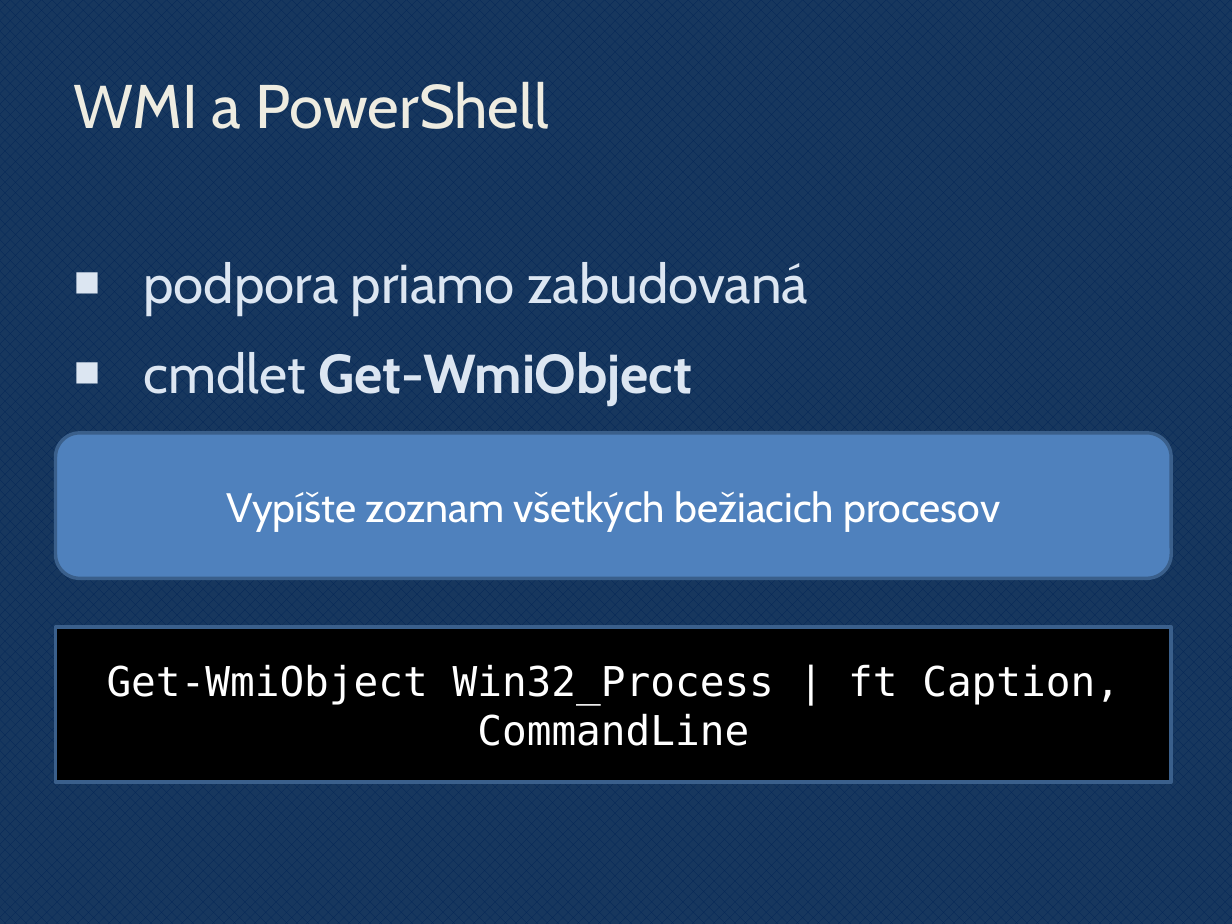
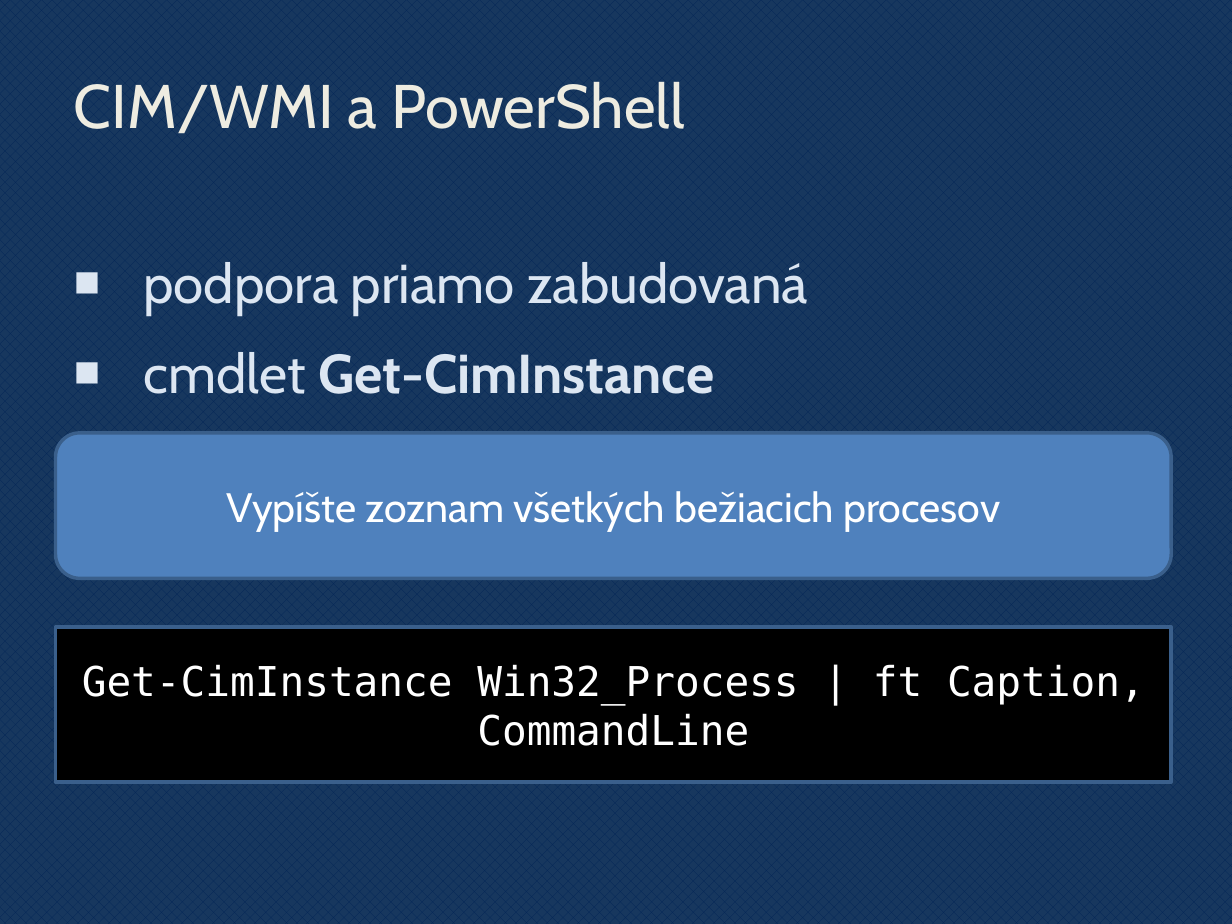
Before and after one commit to novotnyr/powershell-cvicebnica, a slide deck: slide 82 of slides/powershell.pptx. Drawn at 1232x924 pixels with LibreOffice and Linux fonts; fonts in the diff are those of the drawing; background and template pictures are left out. Boxes give left, top, right and bottom in pixels: in the first picture for what was removed or moved away, otherwise in the second. Text is boxed around its words. In the diff, an @@ line names an element or a change of style, - is before the commit and + after.

```diff
--- a/slides/powershell.pptx
+++ b/slides/powershell.pptx
@@ title at (74,81,684,134): text changed @@
-WMI a PowerShell
+CIM/WMI a PowerShell
@@ text at (143,352,714,394): text changed @@
-■ cmdlet Get-WmiObject
+■ cmdlet Get-CimInstance
@@ text in rectangle at (82,664,1145,746): text changed @@
-Get-WmiObject Win32_Process | ft Caption, CommandLine
+Get-CimInstance Win32_Process | ft Caption, CommandLine
```
Also in this commit, not shown: 19 other slides changed, 2 slides added, 1 slide removed, 1 other file.
